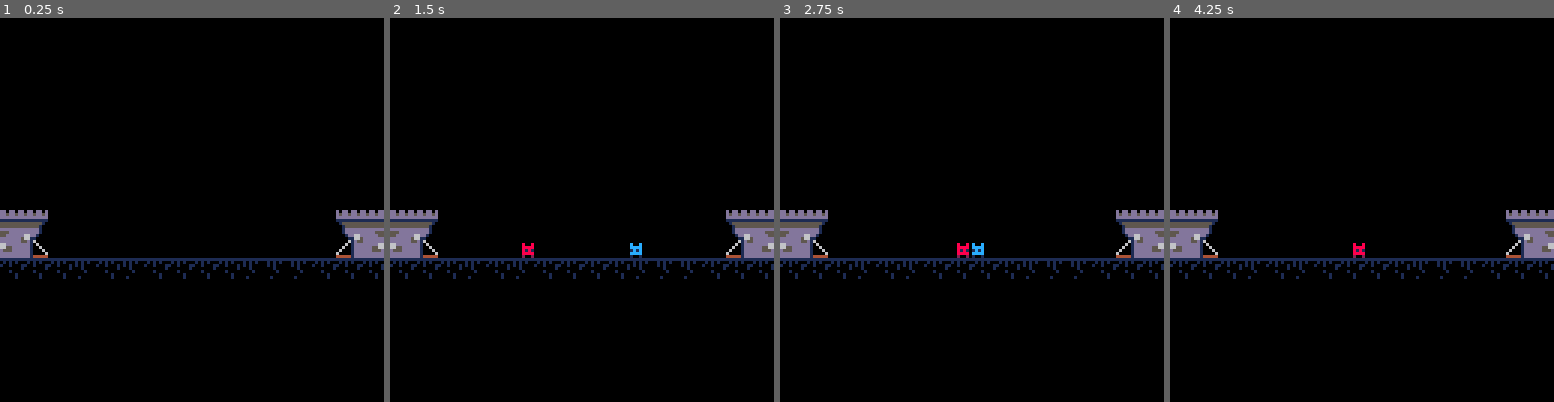
Above: before the commit, frames 1-4 (left to right).
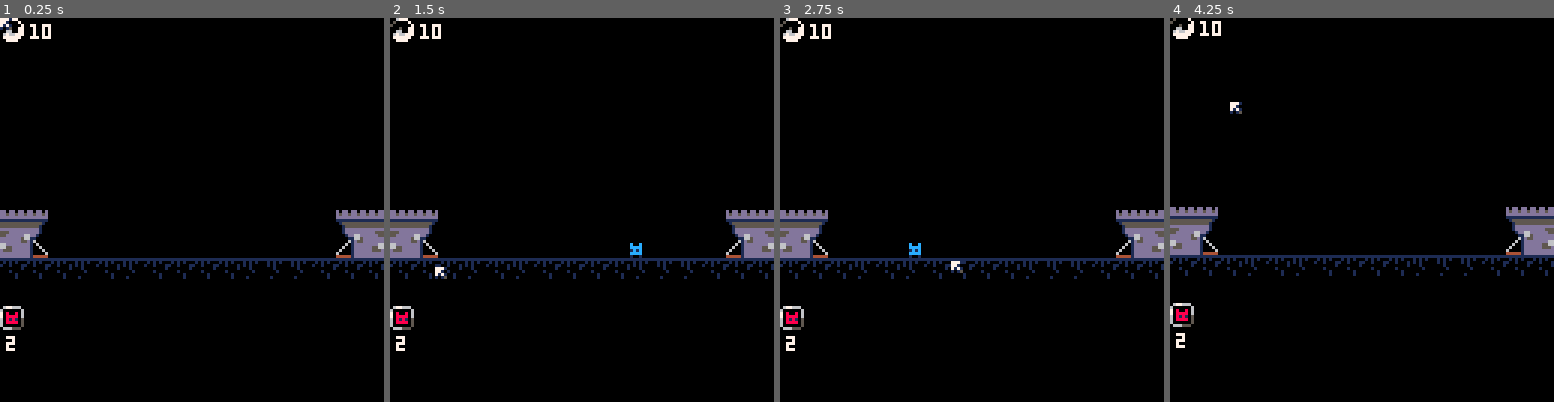
Above: after the commit, the same moments.

Repository: belen-albeza/ldjam-55
Game: PICO-8 cartridge ld55.p8
Two runs of this game, one before a commit and one after it. Both use one fixed random seed, a clock stepped at 60 frames per second and the inputs below.
Inputs (mouse positions are in pixels of both pictures, inside the frame that each line leads up to):
- Up to frame 1 (0.25 s): no input
- Up to frame 2 (1.5 s): click (670, 121) at 0.67 s; click (436, 267) at 1.22 s
- Up to frame 3 (2.75 s): click (887, 114) at 1.77 s; click (952, 259) at 2.32 s
- Up to frame 4 (4.25 s): click (1404, 106) at 2.87 s; click (1465, 256) at 3.42 s; click (1231, 102) at 3.97 s

The runs differ from the first frame. In frame 1, 0.7% of the frame differs, in the area x 0-14%, y 0-87%; in frame 2, 0.8%; in frame 3, 1.0%; in frame 4, 4.3%, in the area x 0-100%, y 0-86%.

Commit message:
Spawn minions with the purchase button

Diff:
--- a/ld55.p8
+++ b/ld55.p8
@@ -1,12 +1,23 @@
 pico-8 cartridge // http://www.pico-8.com
 version 42
 __lua__
-minions={}
-towers={}
-shake=0
-t=0
+-- general
 
 function _init()
+	poke(0x5f2d,0x3)
+
+	minions={}
+	towers={}
+	shake=0
+	t=0
+	souls=10
+
+	mouse_x=0
+	mouse_y=0
+	mouse_press=false
+	mouse_down=false
+	buttons={}
+
 	reset_game()
 end
 
@@ -18,31 +29,37 @@
 	foreach(towers,draw_tower)
 
 	draw_floor(80)
+
+	draw_hud()
+	foreach(buttons,draw_button)
+	draw_mouse()
 end
 
 function _update()
+	update_mouse()
+	foreach(buttons,update_button)
+
 	t+=1
 
 	foreach(minions,update_minion)
 	foreach(towers,update_tower)
+
 	--collisions
+	collide_mouse_vs_buttons()
 	minions_vs_minions()
 end
 
 function reset_game()
-	minions={}
-	t=0
-	shake=0
-
 	spawn_tower(0)
 	spawn_tower(112)
 
-	spawn_minion(0,80,1)
+	make_button(0,96,17,on_small_click,"2")
+
 	spawn_minion(128,80,-1)
 end
 -->8
 -- minions
-function spawn_minion(x,y,dir)
+function spawn_minion(x,y,dir,kind)
 	local m={
 		x=x,
 		y=y,
@@ -82,9 +99,9 @@
 
 function spr_for_minion(m)
 	if m.kind=="small" and is_ally(m) then
-		return 1
+		return 128
 	elseif m.kind=="small" and is_baddie(m) then
-		return 32
+		return 136
 	end
 
 	return nil
@@ -200,7 +217,7 @@
 end
 
 -->8
--- hud and attrezo
+-- attrezo
 
 function draw_floor(y)
 	map(0,0,0,y,16,2)
@@ -264,6 +281,148 @@
 	camera(sx,sy)
 end
 
+function point_in_rect(x,y,rx,ry,rw,rh)
+	return x>=rx
+		and x<rx+rw
+		and y>=ry
+		and y<ry+rh
+end
+-->8
+-- ui
+
+function draw_mouse()
+	camera()
+	spr(1,mouse_x,mouse_y)
+end
+
+function update_mouse()
+	mouse_x=stat(32)
+	mouse_y=stat(33)
+
+	local old_down=mouse_down
+	local old_press=mouse_press
+
+	mouse_press=stat(34)==0x1
+	mouse_down=mouse_press
+
+	-- only fire mouse_down once
+	if old_press==mouse_press and mouse_down then
+		mouse_down=false
+	end
+end
+
+function draw_hud()
+	draw_souls()
+end
+
+function draw_souls()
+	spr(3,0,0)
+	print(souls,10,2,7)
+end
+
+function draw_button(b)
+	if b.flash>0 then
+		for i=1,15 do pal(i,7) end
+	end
+
+	spr(b.icon,b.x,b.y)
+
+
+	if b.hover and b.flash==0 then
+		spr(16,b.x,b.y)
+	end
+
+	pal()
+
+	if b.label!=nil then
+		print(b.label,b.x+2,b.y+10)
+	end
+end
+
+function update_button(b)
+	b.flash=max(0,b.flash-1)
+end
+
+function collide_mouse_vs_buttons()
+	for b in all(buttons) do
+		if point_in_rect(mouse_x,mouse_y,b.x,b.y,b.size,b.size) then
+			b.hover=true
+			if mouse_down then
+				b.flash=3
+				b.fn()
+			end
+		else
+			b.hover=false
+		end
+	end
+end
+
+function make_button(x,y,icon,fn,label)
+	local b={
+		x=x,
+		y=y,
+		icon=icon,
+		size=8,
+		flash=0,
+		fn=fn,
+		label=label
+	}
+
+	add(buttons,b)
+
+	return b
+end
+
+function on_small_click()
+	try_buy_minion("small")
+end
+-->8
+-- game logic
+function try_buy_minion(kind)
+	local price=price_for_minion(kind)
+
+	if souls>=price then
+		souls-=price
+		buy_minion(kind)
+	end
+end
+
+function buy_minion(k)
+	spawn_minion(0,80,1,k)
+end
+
+function price_for_minion(k)
+	if k=="small" then
+		return 2
+	end
+
+	return 1
+end
+…(25 lines of a section not shown)…
 
 
 
Not shown, changed: 46 lines of the sprite sheet (__gfx__) section of ld55.p8
